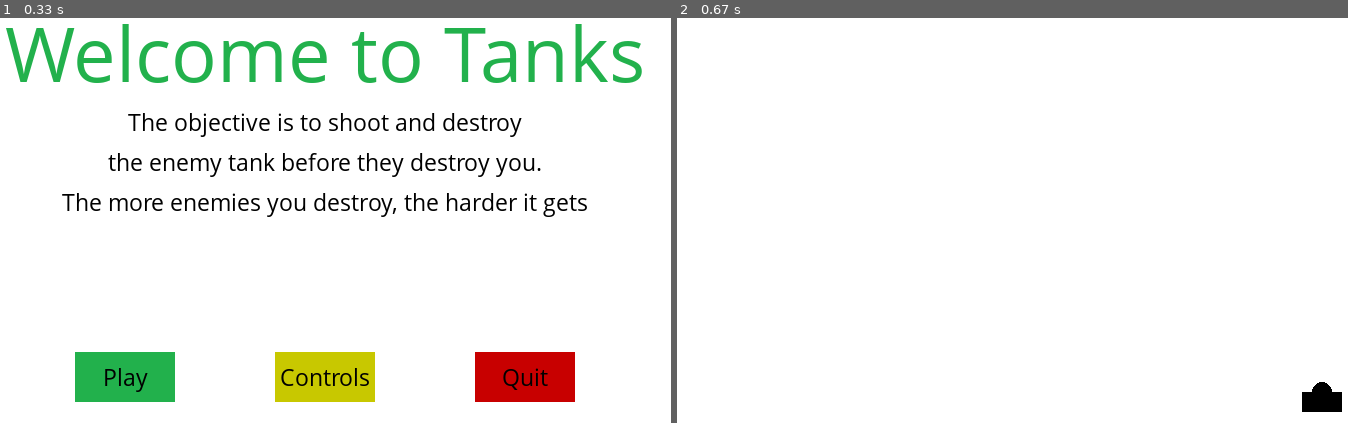
Above: before the commit, frames 1-2 (left to right).
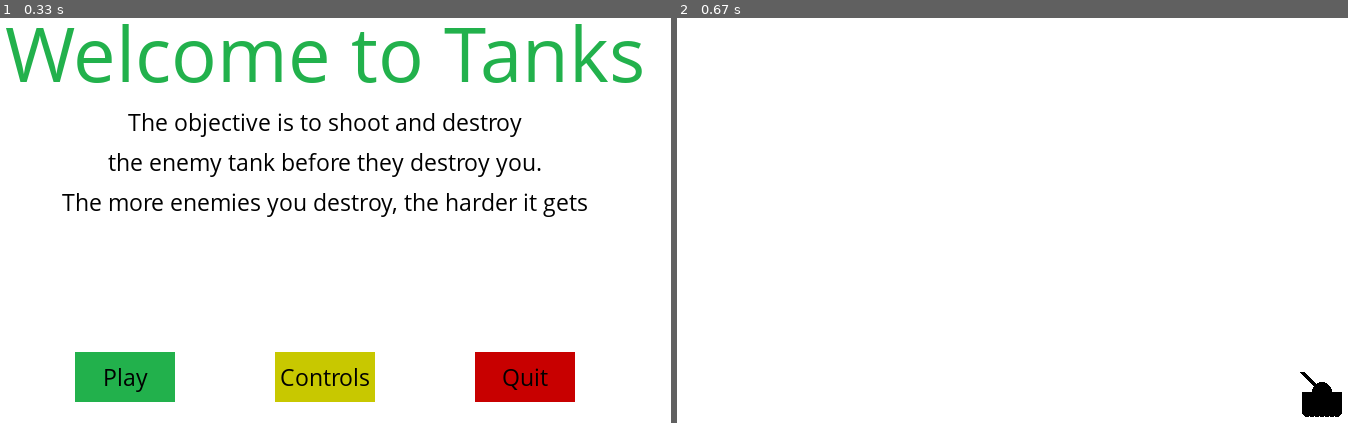
Above: after the commit, the same moments.

Repository: NikhilHeda/PyGame---Practice
Game: pygame game, started from code.py
The game is run twice, just before and just after one commit, with the same random seed, the same clock (stepped at 60 frames per second) and the same inputs.
Inputs:
- Up to frame 1 (0.33 s): no input
- Up to frame 2 (0.67 s): tap C at 0.33 s

Frame 1 is identical in both runs. In frame 2, less than 0.1% of the frame differs, in the area x 92-100%, y 87-99%.

Commit message:
Completed tank drawing

Diff:
--- a/code.py
+++ b/code.py
@@ -38,6 +38,9 @@
 
 tankWidth = 40
 tankHeight = 20
+
+turretWidth = 5
+wheelWidth = 5
 
 smallfont = pygame.font.SysFont("comicsansms", 25)
 medfont = pygame.font.SysFont("comicsansms", 50)
@@ -166,6 +169,13 @@
 	y = int(y)
 	pygame.draw.circle(gameDisplay, black, (x, y), int(tankHeight / 2))
 	pygame.draw.rect(gameDisplay, black, (x - tankHeight, y, tankWidth, tankHeight))
+
+	pygame.draw.line(gameDisplay, black, (x, y), (x - 20, y - 20), turretWidth)
+
+	startX = 15
+	for _ in range(7):
+		pygame.draw.circle(gameDisplay, black, (x - startX, y + 20), wheelWidth)
+		startX -= 5
 
 def gameLoop():
 	gameExit = False
